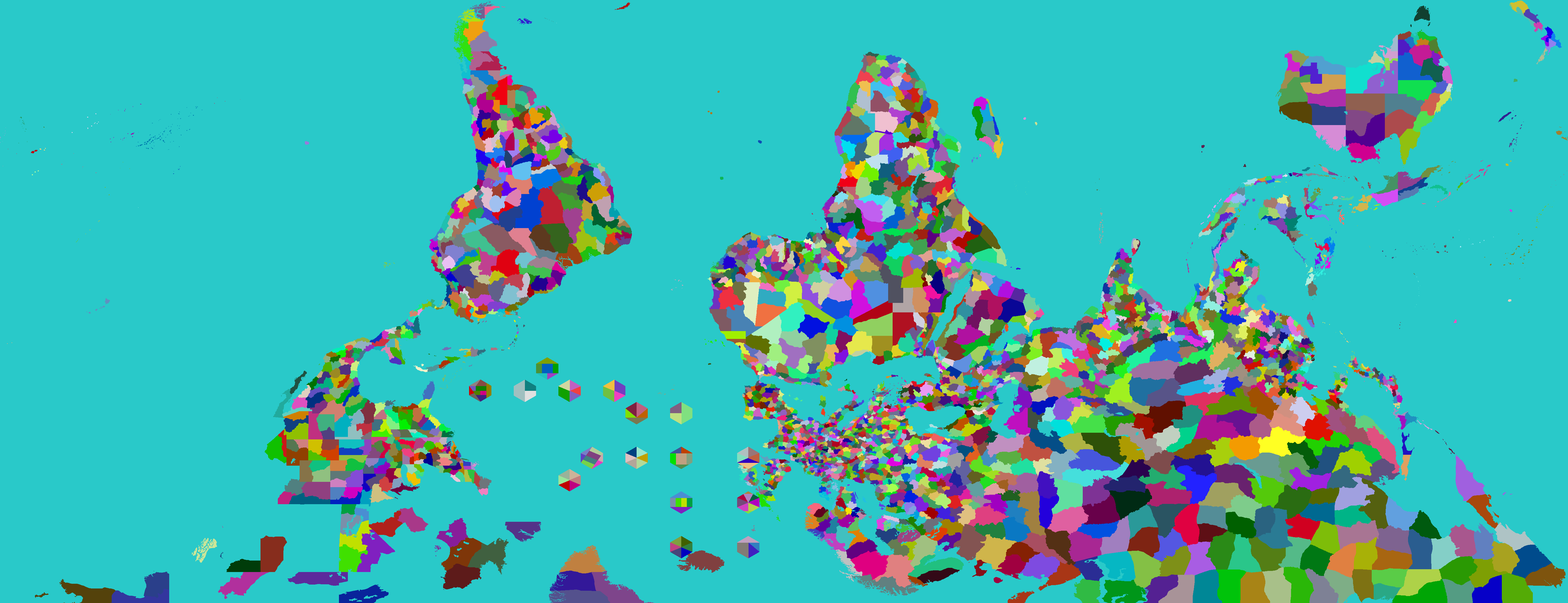
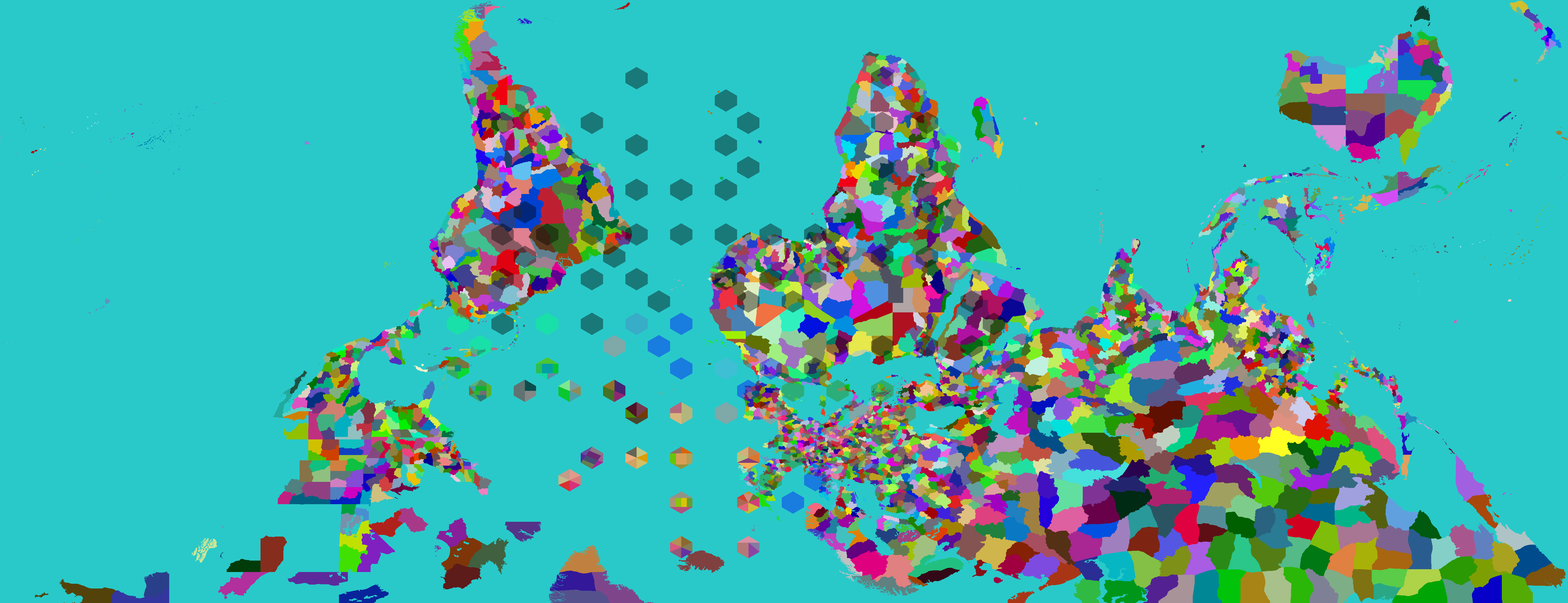
Layers edited between the first and the second 1568px x 603px image:
showed "Test" over [446, 67, 1006, 559]
painted on "Provinces" over [264, 357, 470, 466]
